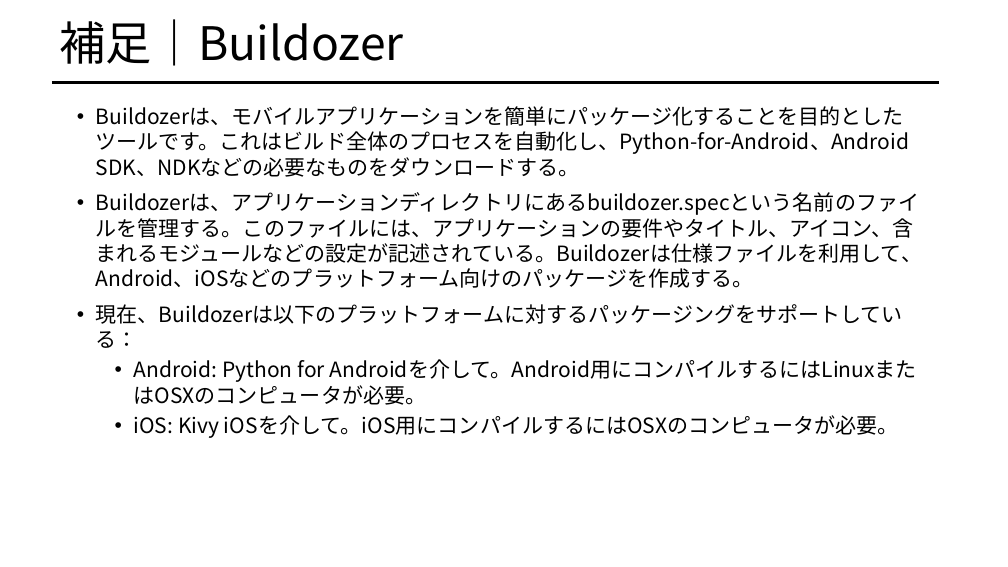
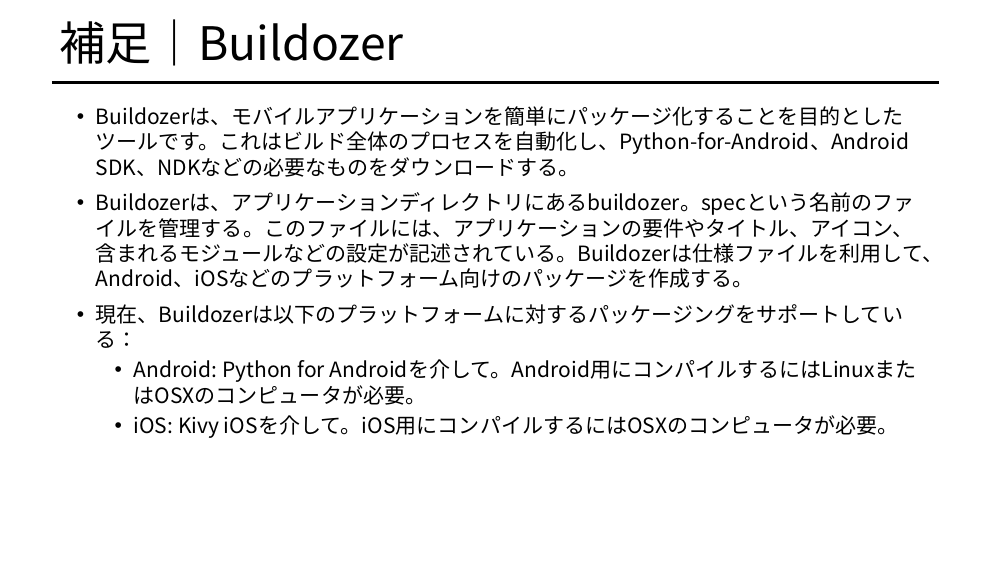
Before and after one commit to afiqfadzil/pythonProject1, a slide deck: slide 27 of LOCOMOTION.pptx (slide 25 before the commit). Drawn at 1008x567 pixels with LibreOffice and Linux fonts; fonts in the diff are those of the drawing. Boxes give left, top, right and bottom in pixels: in the first picture for what was removed or moved away, otherwise in the second. Text is boxed around its words. In the diff, an @@ line names an element or a change of style, - is before the commit and + after.

```diff
--- a/LOCOMOTION.pptx
+++ b/LOCOMOTION.pptx
@@ text at box(96, 192, 943, 288): text changed @@
-• Buildozerは、アプリケーションディレクトリにあるbuildozer.specという名前のファイルを管理する。このファイルには、アプリケーションの要件やタイトル、アイコン、含まれるモジュールなどの設定が記述されている。Buildozerは仕様ファイルを利用して、Android、iOSなどのプラットフォーム向けのパッケージを作成する。
+• Buildozerは、アプリケーションディレクトリにあるbuildozer。specという名前のファイルを管理する。このファイルには、アプリケーションの要件やタイトル、アイコン、含まれるモジュールなどの設定が記述されている。Buildozerは仕様ファイルを利用して、Android、iOSなどのプラットフォーム向けのパッケージを作成する。
```
Also in this commit, not shown: 21 other slides changed, 2 slides added, 5 other files.
